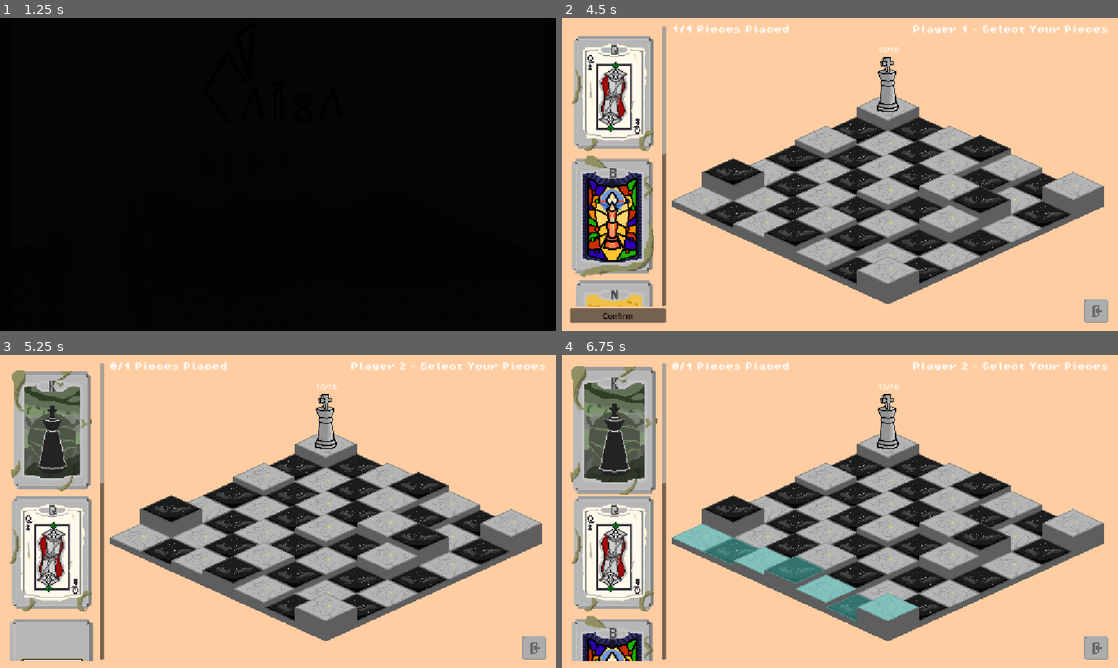
Above: before the commit, frames 1-4 (two rows, left to right).
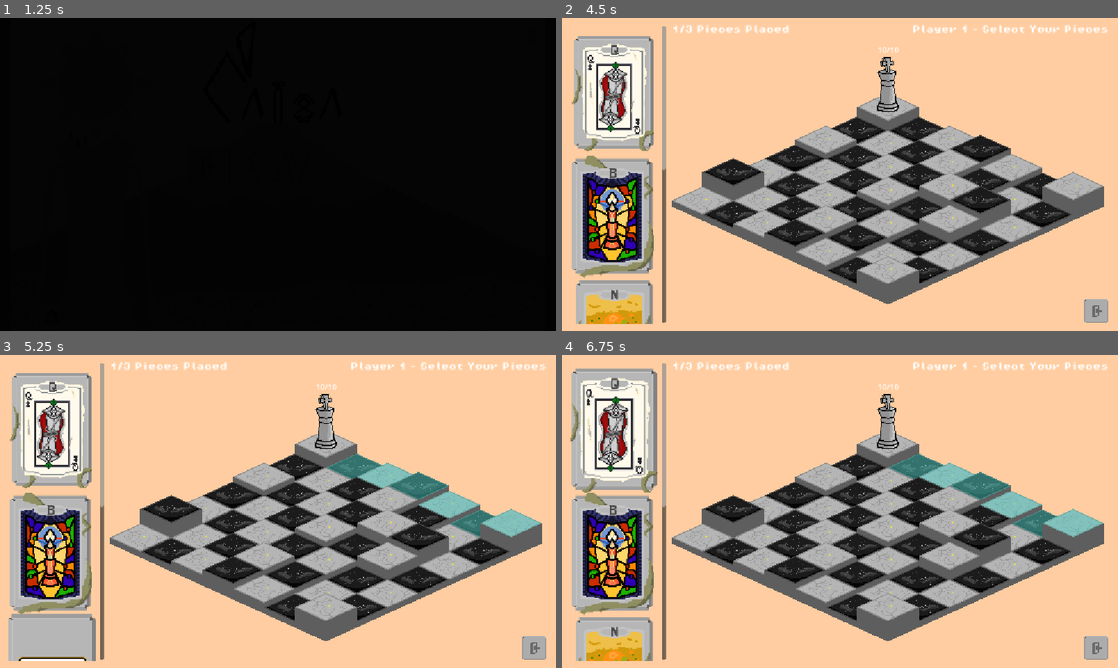
Above: after the commit, the same moments.

Repository: Caiisa-Games/caiisa
Game: Godot game, scene res://scenes/main_menu.tscn
The game is run twice, just before and just after one commit, with the same random seed, the same clock (stepped at 60 frames per second) and the same inputs.
Inputs (mouse positions are in pixels of both pictures, inside the frame that each line leads up to):
- Up to frame 1 (1.25 s): click (278, 165) at 0.5 s
- Up to frame 2 (4.5 s): click (840, 165) at 1.25 s; tap Enter at 2, 3.5 s; move the mouse to (573, 36) at 2.02 s; click (573, 36) at 2.17 s; tap Space at 2.75, 4.25 s; move the mouse to (573, 158) at 2.77 s; click (573, 158) at 2.92 s; move the mouse to (573, 280) at 3.52 s; click (573, 280) at 3.67 s; move the mouse to (890, 108) at 4.27 s; click (890, 108) at 4.42 s
- Up to frame 3 (5.25 s): click (55, 652) at 5 s, where only the run before the commit has a clickable "Confirm"
- Up to frame 4 (6.75 s): tap Enter at 5.75 s; move the mouse to (573, 373) at 5.77 s; click (573, 373) at 5.92 s; tap Space at 6.5 s; move the mouse to (573, 495) at 6.52 s; click (573, 495) at 6.67 s

Frame 1 is identical in both runs. In frame 2, 1.0% of the frame differs, in the area x 1-24%, y 2-98%; in frame 3, 12%; in frame 4, 16%, in the area x 1-98%, y 2-98%.

Commit message:
piece selection reposition

Diff:
--- a/scenes/battle_manager.gd
+++ b/scenes/battle_manager.gd
@@ -15,7 +15,7 @@
 var round_number: int = 1
 var winner: int = 0
 
-@onready var board = $BoardLayer/Board
+@onready var board: BoardManager = $BoardLayer/Board
 @onready var turn_label = $UI/TopBar/TurnLabel
 @onready var round_label = $UI/TopBar/RoundLabel
 @onready var winner_label = $GameOverLayer/Control/WinnerLabel
@@ -51,6 +51,37 @@
 func _connect_board_signals() -> void:
 	for tile in board.tiles.values():
 		tile.tile_clicked.connect(_on_tile_clicked)
+
+func get_valid_moves(piece: PieceData, from_tile: Tile) -> Array[Tile]:
+	var moves: Array[Tile] = []
+	var movement = piece.movement if piece.movement else board.default_movement
+
+	var directions: Array[Vector2i] = []
+	match movement.movement_type:
+		MovementData.MovementType.ORTHOGONAL:
+			directions = [Vector2i.UP, Vector2i.DOWN, Vector2i.LEFT, Vector2i.RIGHT]
+		MovementData.MovementType.DIAGONAL:
+			directions = [Vector2i(-1,-1), Vector2i(1,-1), Vector2i(-1,1), Vector2i(1,1)]
+		MovementData.MovementType.BOTH:
+			directions = [
+				Vector2i.UP, Vector2i.DOWN, Vector2i.LEFT, Vector2i.RIGHT,
+				Vector2i(-1,-1), Vector2i(1,-1), Vector2i(-1,1), Vector2i(1,1)
+			]
+
+	for dir in directions:
+		for range_step in range(1, movement.move_range + 1):
+			var target_pos = from_tile.grid_position + (dir * range_step)
+
+			if target_pos.y < 0 or target_pos.x < 0 or target_pos.y >= board.GRID_SIZE or target_pos.x >= board.GRID_SIZE:
+				break
+
+			var target_tile = board.tiles.get(target_pos)
+			if target_tile == null:
+				break
+
+			moves.append(target_tile)
+
+	return moves
 
 func _on_tile_clicked(grid_pos: Vector2i) -> void:
 	var tile: Tile = board.get_tile_at(grid_pos)
@@ -189,7 +220,7 @@
 	if selected_piece == null or selected_piece.occupant == null:
 		return
 
-	valid_moves = board.get_valid_moves(selected_piece.occupant.piece_data, selected_piece)
+	valid_moves = get_valid_moves(selected_piece.occupant.piece_data, selected_piece)
 
 	board.clear_all_highlights()
 	for tile in valid_moves:
--- a/scenes/board.gd
+++ b/scenes/board.gd
@@ -115,11 +115,7 @@
 
 func _move_occupant(from_tile: Tile, to_tile: Tile) -> bool:
 	var occupant = from_tile.occupant.piece_data
-	var valid_moves = get_valid_moves(occupant, from_tile)
-
 	if not from_tile.occupant:
-		return false
-	if to_tile not in valid_moves:
 		return false
 
 	#_animate_occupant(from_tile.occupant, to_tile)
@@ -130,45 +126,6 @@
 	to_tile.occupant.set_data(occupant, player, hp)
 
 	return true
-
-
-func get_valid_moves(piece: PieceData, from_tile: Tile) -> Array[Tile]:
-	var moves: Array[Tile] = []
-	var movement = piece.movement if piece.movement else default_movement
-
-	var directions: Array[Vector2i] = []
-	match movement.movement_type:
-		MovementData.MovementType.ORTHOGONAL:
-			directions = [Vector2i.UP, Vector2i.DOWN, Vector2i.LEFT, Vector2i.RIGHT]
-		MovementData.MovementType.DIAGONAL:
-			directions = [Vector2i(-1,-1), Vector2i(1,-1), Vector2i(-1,1), Vector2i(1,1)]
-		MovementData.MovementType.BOTH:
-			directions = [
-				Vector2i.UP, Vector2i.DOWN, Vector2i.LEFT, Vector2i.RIGHT,
-				Vector2i(-1,-1), Vector2i(1,-1), Vector2i(-1,1), Vector2i(1,1)
-			]
-
-	for dir in directions:
-		for range_step in range(1, movement.move_range + 1):
-			var target_pos = from_tile.grid_position + (dir * range_step)
-
-			if target_pos.y < 0 or target_pos.x < 0 or target_pos.y >= GRID_SIZE or target_pos.x >= GRID_SIZE:
-				break
-
-			var target_tile = tiles.get(target_pos)
-			if target_tile == null:
-				break
-
-			#if target_tile.occupant.piece_data != null:
-				#if not movement.can_pass_through_pieces:
-					#break
-				#else:
-					#continue
-
-			moves.append(target_tile)
-
-	return moves
-
 
 func _get_tile_at_position(screen_pos: Vector2) -> Tile:
 	for tile in tiles.values():
--- a/scenes/occupant.gd
+++ b/scenes/occupant.gd
@@ -22,8 +22,6 @@
 	piece_data = data
 	player = _player
 	current_hp = _current_hp
-
-	print(global_position)
 
 	if player == 1:
 		sprite.texture = data.texture_white
--- a/scenes/piece_selection.gd
+++ b/scenes/piece_selection.gd
@@ -1,7 +1,7 @@
 class_name PieceSelection
 extends Control
 
-const MAX_PIECES := 1
+const MAX_PIECES := 3
 
 @onready var card_flow = $HSplitContainer/LeftPanel/VBoxContainer/ScrollContainer/MarginContainer/CardFlow
 @onready var board = $HSplitContainer/RightPanel/PreviewLayer/Board
@@ -12,6 +12,8 @@
 var current_player: int = 1
 var player1_selected_pieces: Array[Dictionary] = []
 var player2_selected_pieces: Array[Dictionary] = []
+
+var selected_tile: Tile
 
 @export var available_pieces: Array[PieceData] = []
 
@@ -62,15 +64,22 @@
 	var selected_card: Card = _get_selected_card()
 	var tile = board.get_tile_at(grid_pos)
 
-	if selected_card == null:
-		return
-
 	if not _is_valid_placement_row(grid_pos.y):
 		_show_error_feedback("Invalid row! Player %d must place on row %d" % [current_player, _get_valid_row()])
 		return
 
+	if selected_tile != null:
+		if tile == selected_tile:
+			return
+		board._move_occupant(selected_tile, tile)
+		selected_tile = null
+		return
+
 	if tile.occupant.piece_data != null:
-		_show_error_feedback("Tile already occupied!")
+		selected_tile = tile
+		return
+
+	if selected_card == null:
 		return
 
 	if current_player == 1:
